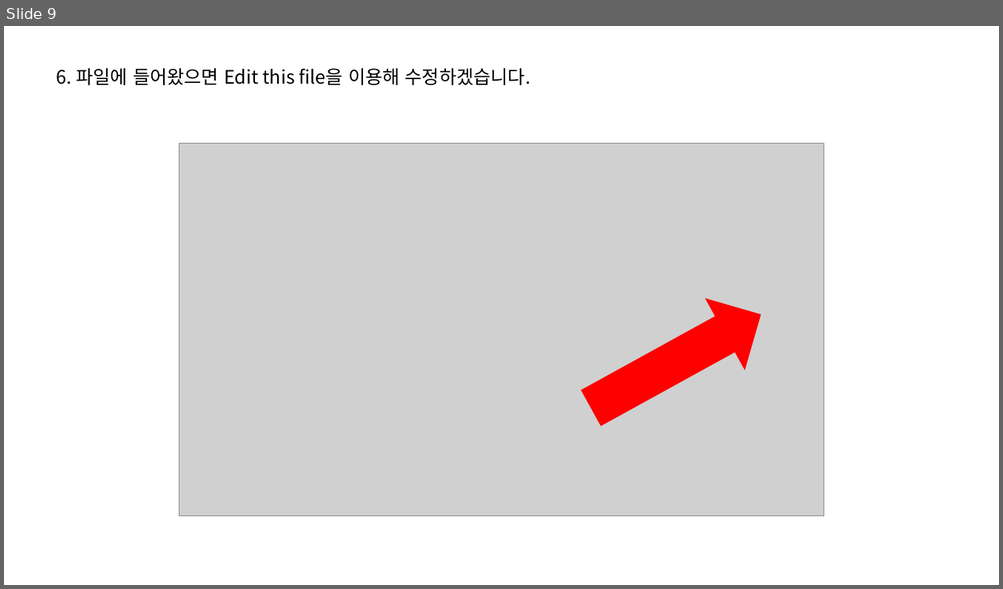
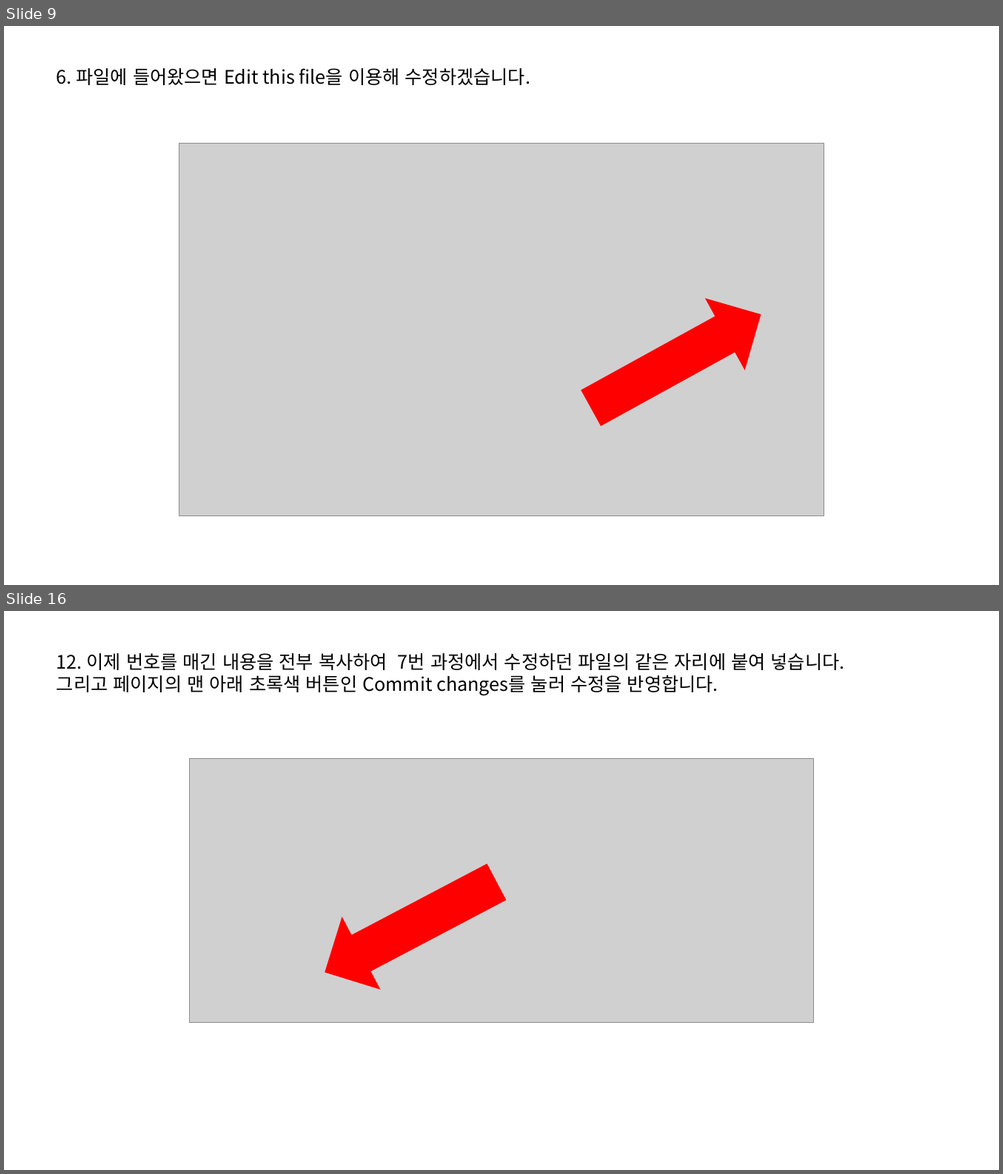
Before and after one commit to SNU-BDA-Lab/SNU-BDA-Lab.github.io, a slide deck: How_To_Use_Github_pages.pptx. Shown one above the other, each under a label of ours: slide 9 before the commit, slides 9 and 16 after it; the slides between them are not shown. The pictures are 1003x589 and 1003x1174 pixels, drawn with LibreOffice and Linux fonts; fonts in the diff are those of the drawing; grey boxes stand for pictures. Boxes give left, top, right and bottom in pixels: in the first picture for what was removed or moved away, otherwise in the second. Text is boxed around its words. In the diff, an @@ line names an element or a change of style, - is before the commit and + after.

```diff
--- a/How_To_Use_Github_pages.pptx
+++ b/How_To_Use_Github_pages.pptx
@@ slide 16 added at (x1=4, y1=611, x2=999, y2=1170), background #FFFFFF @@
@@ text added at (x1=57, y1=653, x2=845, y2=695), 18 pt, text #000000 @@
+12. 이제 번호를 매긴 내용을 전부 복사하여 7번 과정에서 수정하던 파일의 같은 자리에 붙여 넣습니다.
+그리고 페이지의 맨 아래 초록색 버튼인 Commit changes를 눌러 수정을 반영합니다.
@@ picture added at (x1=190, y1=759, x2=814, y2=1023) @@
@@ left arrow added at (x1=306, y1=846, x2=515, y2=1009), fill #FF0000 @@
```
Also in this commit, not shown: 2 slides changed, 8 other slides added, 2 slides removed, 21 other files.
